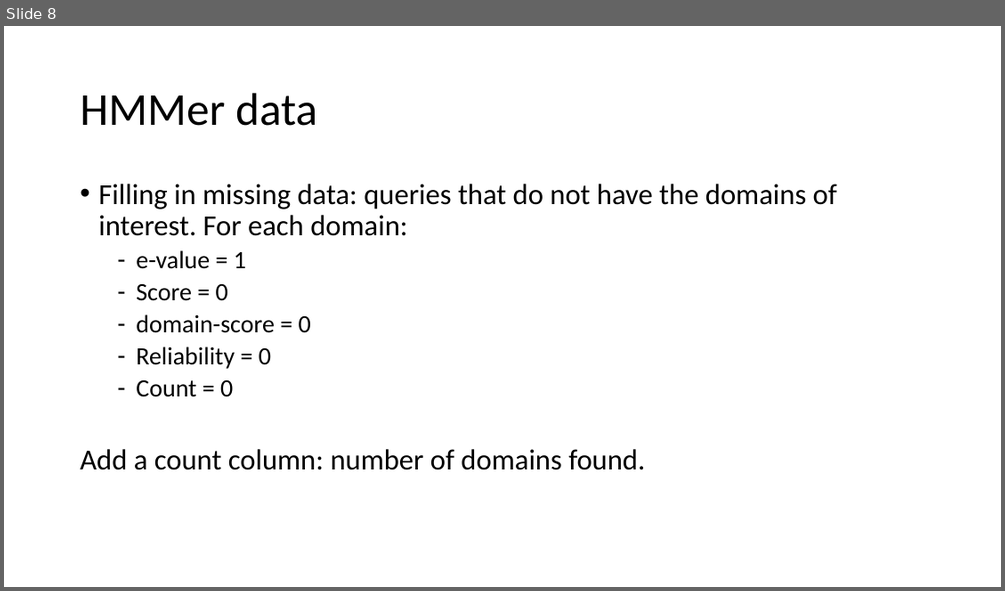
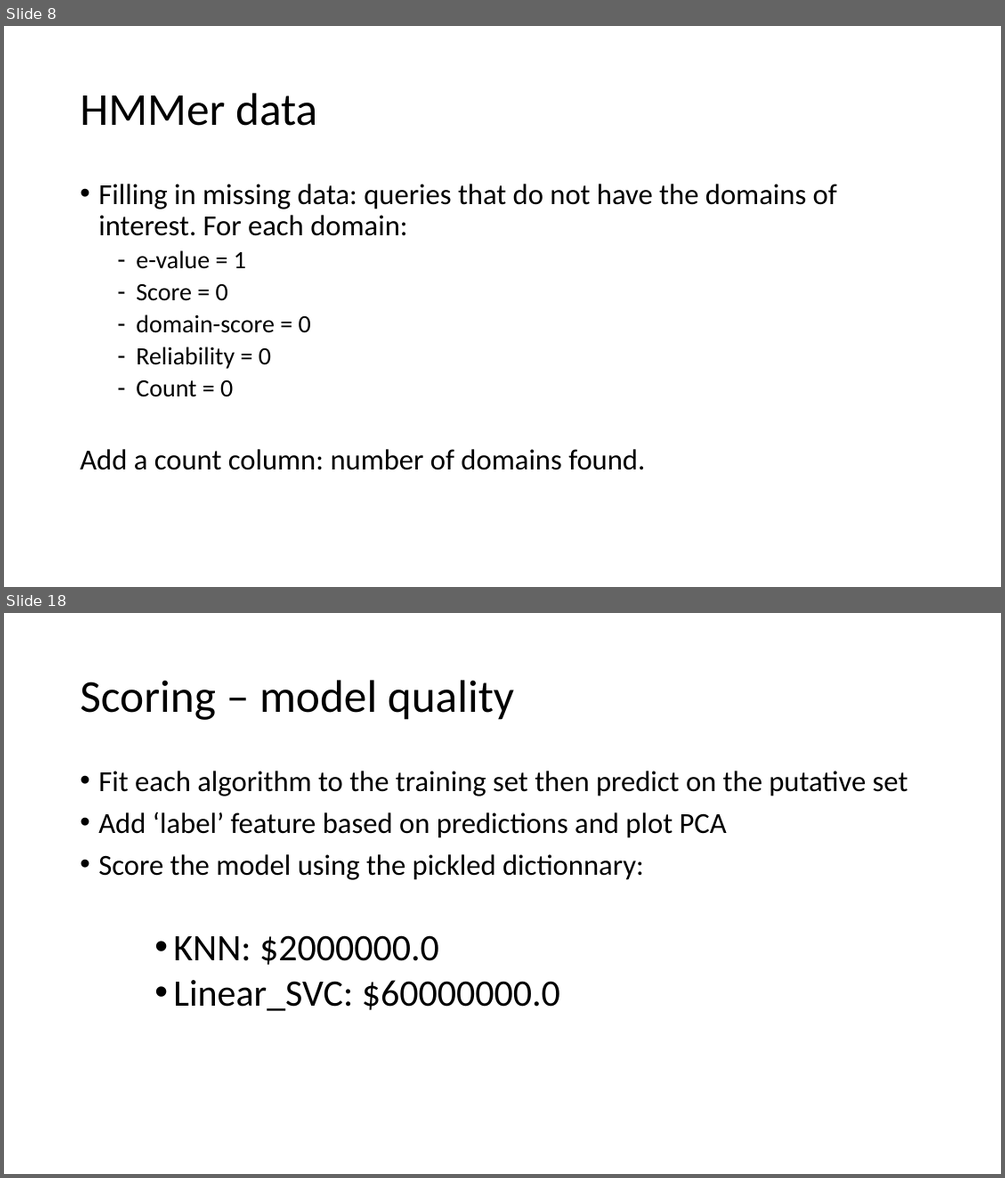
Before and after one commit to JoannaDrx/protein-classification, a slide deck: drugpro-jd.pptx. Shown one above the other, each under a label of ours: slide 8 before the commit, slides 8 and 18 after it; the slides between them are not shown. The pictures are 1005x591 and 1005x1178 pixels, drawn with LibreOffice and Linux fonts; fonts in the diff are those of the drawing. Boxes give left, top, right and bottom in pixels: in the first picture for what was removed or moved away, otherwise in the second. Text is boxed around its words. In the diff, an @@ line names an element or a change of style, - is before the commit and + after.

```diff
--- a/drugpro-jd.pptx
+++ b/drugpro-jd.pptx
@@ slide 18 added at (4, 613, 1001, 1174), background #FFFFFF @@
@@ title added at (80, 680, 514, 720), 44 pt, text #000000 @@
+Scoring – model quality
@@ text added at (98, 771, 908, 1011), 28 pt, text #000000 @@
+• Fit each algorithm to the training set then predict on the putative set
+• Add ‘label’ feature based on predictions and plot PCA
+• Score the model using the pickled dictionnary:
+    • KNN: $2000000.0
+    • Linear_SVC: $60000000.0
```
Also in this commit, not shown: 7 slides changed, 4 other slides added, 5 slides removed, 25 other files.
